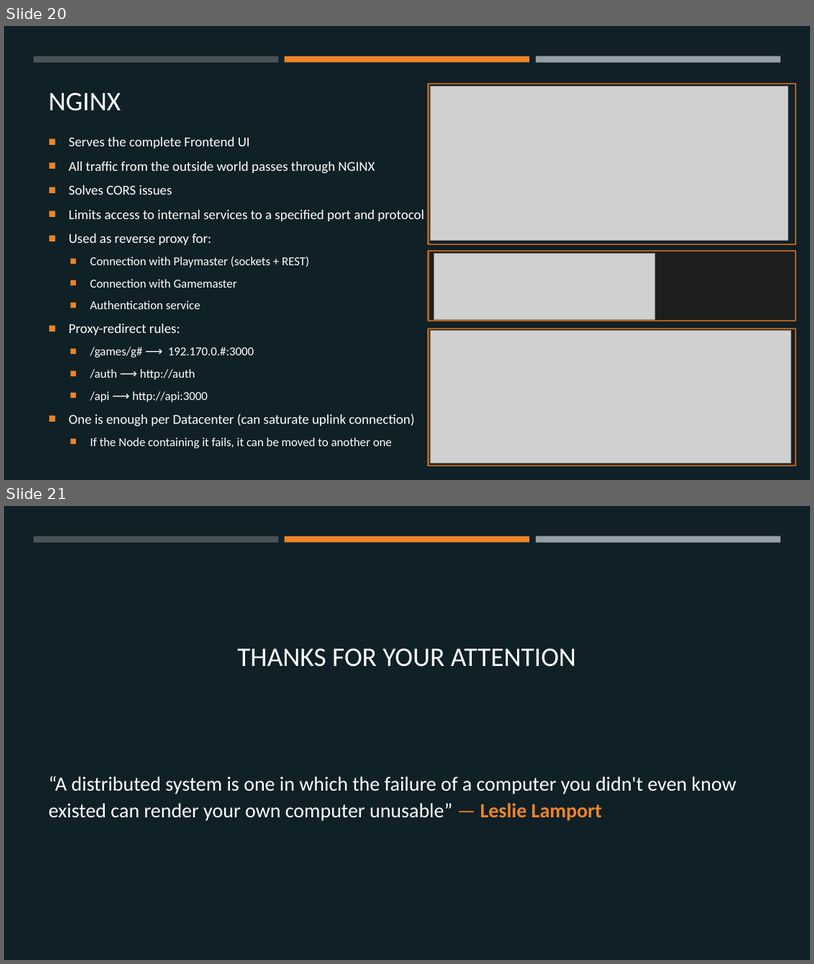
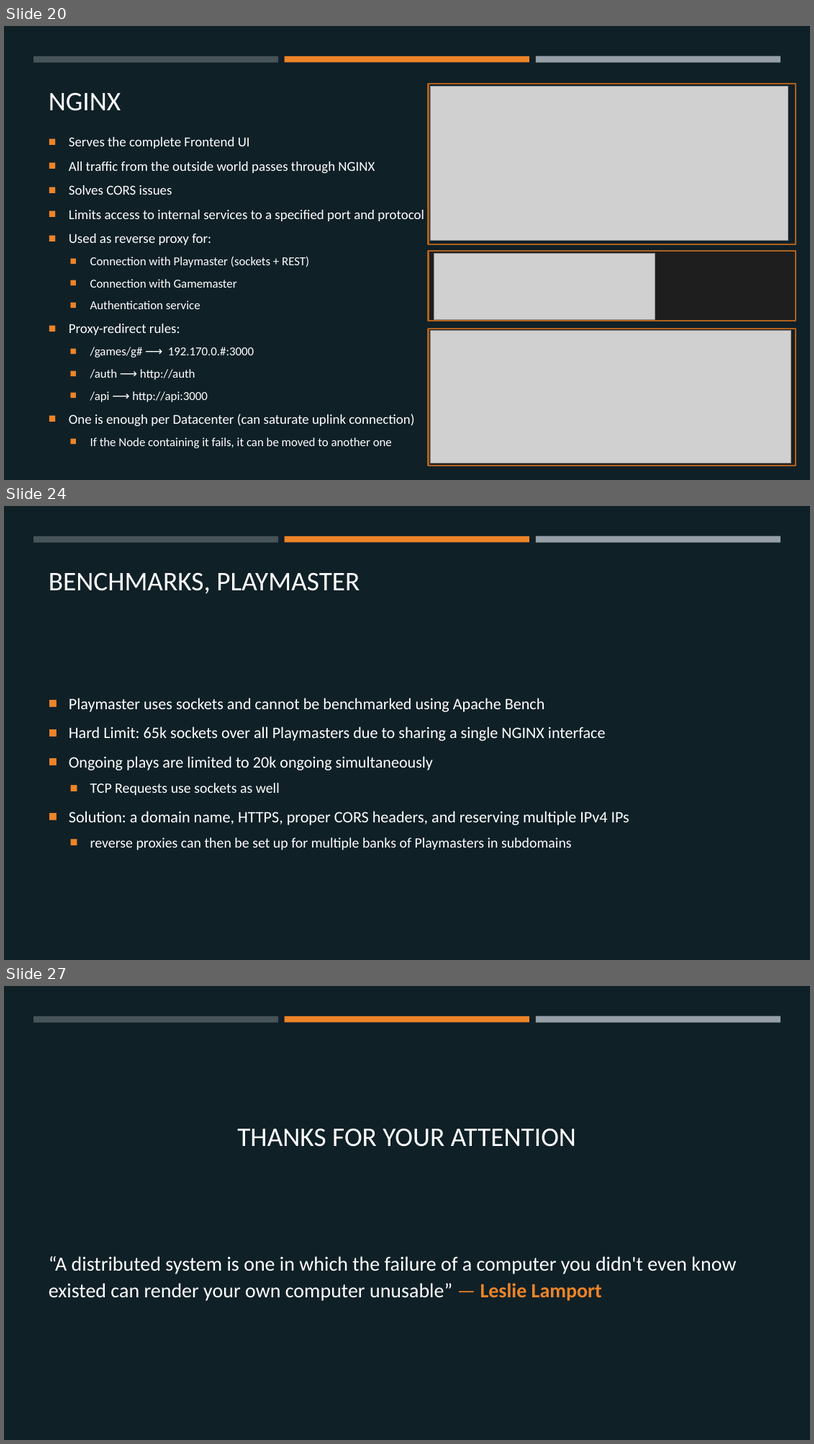
Before and after one commit to margaeor/COMP414-Distributed-Systems, a slide deck: presentation/Distributed.pptx. Shown one above the other, each under a label of ours: slides 20 and 21 before the commit, slides 20, 24 and 27 after it; the slides between them are not shown. The pictures are 814x964 and 814x1444 pixels, drawn with LibreOffice and Linux fonts; fonts in the diff are those of the drawing; grey boxes stand for pictures. Boxes give left, top, right and bottom in pixels: in the first picture for what was removed or moved away, otherwise in the second. Text is boxed around its words. In the diff, an @@ line names an element or a change of style, - is before the commit and + after.

Commit message:
Update report with benchmarks

```diff
--- a/presentation/Distributed.pptx
+++ b/presentation/Distributed.pptx
@@ slide 24 added at box(4, 506, 810, 960), background #102027; not listed: 3 template elements that a slide beside it also shows @@
@@ title added at box(49, 572, 360, 594), 32 pt, text #FFFFFF @@
+BENCHMARKS, PLAYMASTER
@@ text added at box(69, 698, 630, 850), 19 pt, text #FFFFFF @@
+■ Playmaster uses sockets and cannot be benchmarked using Apache Bench
+■ Hard Limit: 65k sockets over all Playmasters due to sharing a single NGINX interface
+■ Ongoing plays are limited to 20k ongoing simultaneously
+  ■ TCP Requests use sockets as well
+■ Solution: a domain name, HTTPS, proper CORS headers, and reserving multiple IPv4 IPs
+  ■ reverse proxies can then be set up for multiple banks of Playmasters in subdomains
@@ what was slide 21 is now slide 27 @@
```
Also in this commit, not shown: 5 other slides added.
